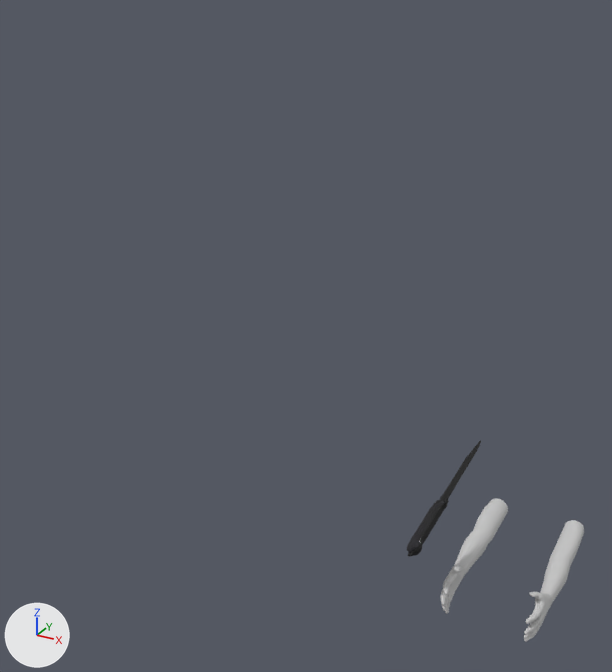
An edit to the FBX model FYP_IDEA1/Assets/Models/Player Knife/PlayerKnife.FBX, drawn before and after from the same camera.
Both versions are drawn from a 50 mm lens placed at (0.046, -0.158, 0.117), pointed at (-0.052, 0.019, 0.028). The lights are fixed; the arrows at lower left show +X, +Y and +Z. Where no turn or scale is listed for an object, it has been applied to the vertices.

Script lines for the objects in view, before the commit:
```python
me_mesh = bpy.data.meshes.new('Mesh')
me_mesh.from_pydata(...)  # 1932 vertices, 1982 faces; spans x -0.25..0.78, y -2.17..0.37, z -3.06..1.33
me_mesh.materials.append(mat_01___default)  # its picture is missing
me_mesh_001 = bpy.data.meshes.new('Mesh.001')
me_mesh_001.from_pydata(...)  # 794 vertices, 1492 faces; spans x -0.004..0.0027, y -0.0162..0.0158, z -0.0083..0.007
# faces by material slot: [1198, 294]
me_mesh_001.materials.append(mat_lambert2)  # picture img_knife_texture_2_jpg
me_mesh_001.materials.append(mat_blinn1)  # picture img_knife_texture_2_jpg
ob_arm_mesh = bpy.data.objects.new('Arm_Mesh', me_mesh)
ob_arm_mesh.location = (0.0009, 0.0008, -0.0158)
ob_arm_mesh.rotation_euler = (1.571, -1.571, 0.0)  # degrees (90, -90, 0)
ob_arm_mesh.scale = (0.01, 0.01, 0.01)
ob_knife = bpy.data.objects.new('Knife', me_mesh_001)
ob_knife.location = (-0.004, -0.0009, 0.0069)
```
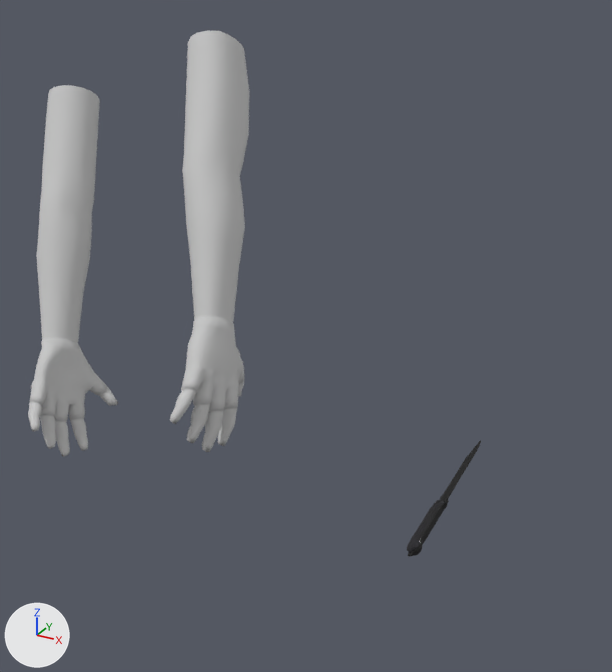
What differs and where, as boxes [x1, y1, x2, y2] in the pictures (612 x 672 px):
'Arm_Mesh', moved, turned, rescaled: before [440, 498, 584, 642]; after [28, 30, 250, 457]

The change in detail:
Object 'Arm_Mesh' (ob_arm_mesh) moves from (0.0009, 0.0008, -0.0158) to (-0.0768, 0.0052, 0.033).
Object 'Arm_Mesh' (ob_arm_mesh) turns from (90, -90, 0) to (160, 28, 80) degrees about x, y and z.
Object 'Arm_Mesh' (ob_arm_mesh) is rescaled from (0.01, 0.01, 0.01) to (0.0285, 0.0285, 0.0252).
